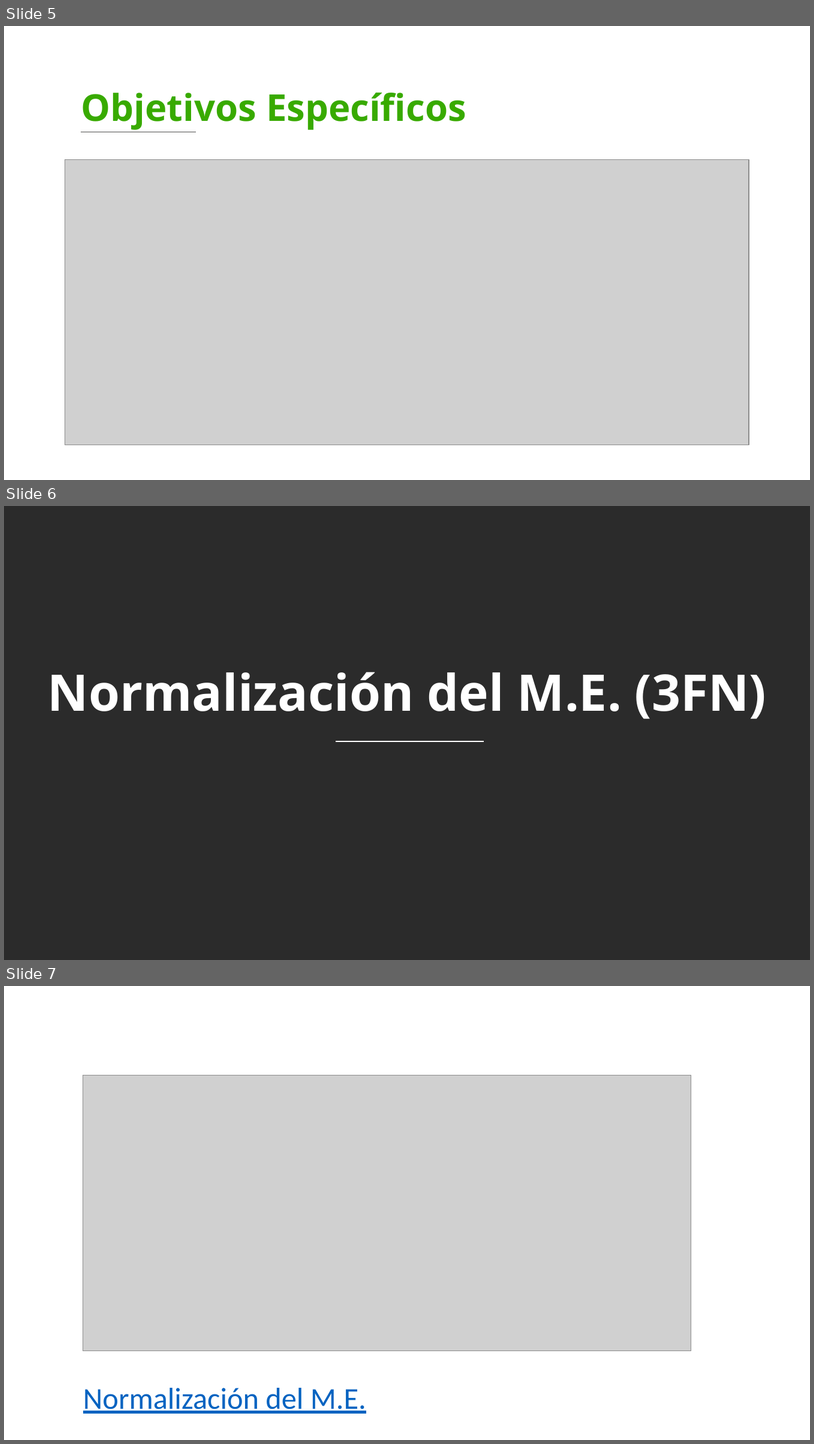
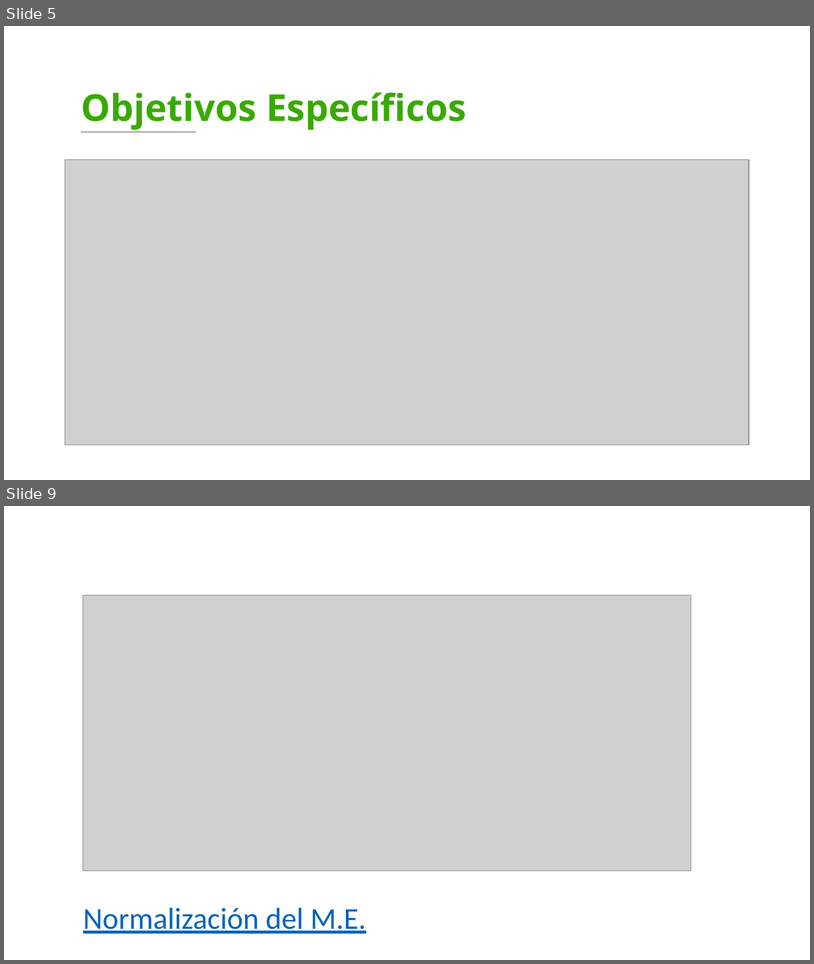
Before and after one commit to BrandonDuv033/Panify, a slide deck: Tercer Trimestre/Presentación - 3 Trimestre.pptx. Shown one above the other, each under a label of ours: slides 5, 6 and 7 before the commit, slides 5 and 9 after it; the slides between them are not shown. The pictures are 814x1444 and 814x964 pixels, drawn with LibreOffice and Linux fonts; fonts in the diff are those of the drawing; grey boxes stand for pictures; background and template pictures are left out; a plain dark background stands for a picture behind light text. Boxes give left, top, right and bottom in pixels: in the first picture for what was removed or moved away, otherwise in the second. Text is boxed around its words. In the diff, an @@ line names an element or a change of style, - is before the commit and + after.

```diff
--- a/Tercer Trimestre/Presentación - 3 Trimestre.pptx
+++ b/Tercer Trimestre/Presentación - 3 Trimestre.pptx
@@ slide 6 removed at box(4, 506, 810, 960), background picture (left out) @@
@@ text removed at box(48, 672, 767, 719) @@
-Normalización del M.E. (3FN)
@@ line removed from (336, 741) to (485, 741) @@
@@ what was slide 7 is now slide 9 @@
```
Also in this commit, not shown: 1 slide changed, 6 slides added, 3 other slides removed, 2 other files.
